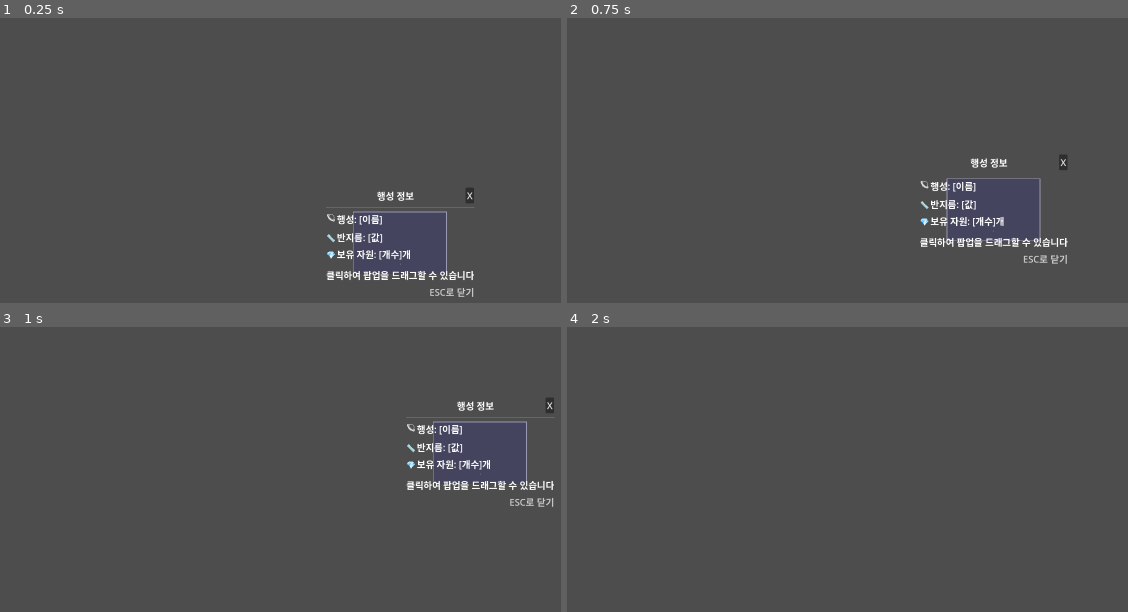
Above: before the commit, frames 1-4 (two rows, left to right).
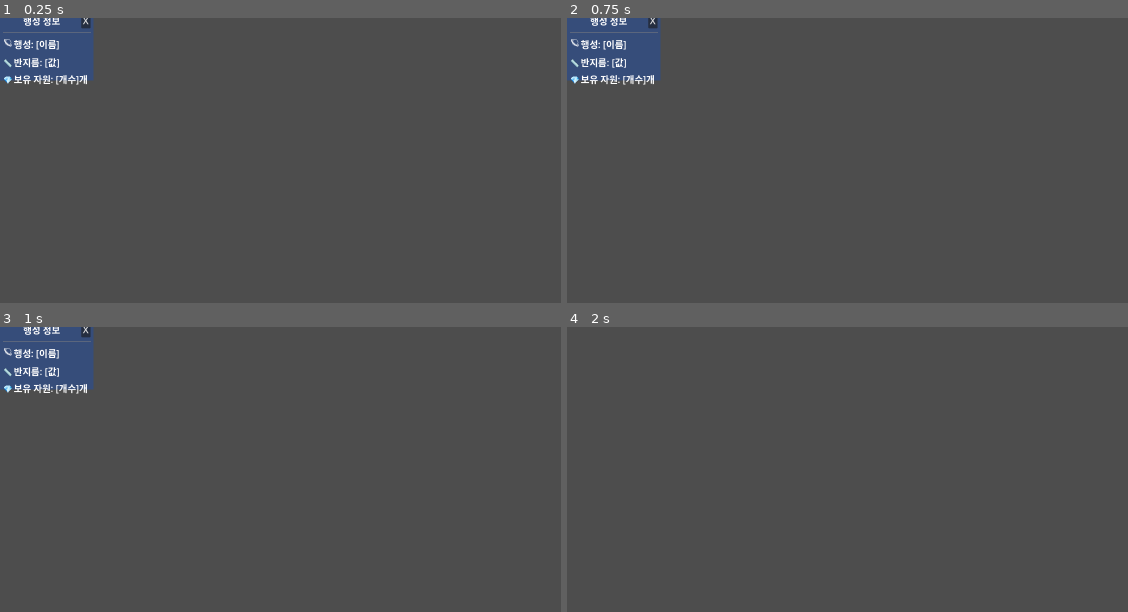
Above: after the commit, the same moments.

Repository: gasbank/godot-llm-yyt
Game: Godot game, scene res://PlanetInfoPopup.tscn
Same seed, same stepped clock (60 frames per second), same inputs: the game is played once before the commit and once after it. This scene is started directly instead of the project's main scene.
Inputs (mouse positions are in pixels of both pictures, inside the frame that each line leads up to):
- Up to frame 1 (0.25 s): no input
- Up to frame 2 (0.75 s): tap Enter at 0.5 s; drag from (965, 243) to (1049, 143) at 0.52 s
- Up to frame 3 (1 s): no input
- Up to frame 4 (2 s): click "X" at 1.25 s

The runs differ from the first frame. In frame 1, 5.5% of the frame differs, in the area x 0-85%, y 0-98%; in frame 2, 5.4%; in frame 3, 5.5%, in the area x 0-99%, y 0-64%; in frame 4, nothing differs.

Commit message:
보인다 보여!

Diff:
--- a/HexTileAllBorders.gd
+++ b/HexTileAllBorders.gd
@@ -612,6 +612,8 @@
 	var af: Vector2 = _pixel_to_axial(local, hex_size, pointy_top)
 	var at: Vector2i = _axial_round(af.x, af.y)
 
+	print("Planet click check - mouse:", mouse_screen, " local:", local, " tile:", at)
+
 	# 클릭한 타일이 어느 행성에 속하는지 확인
 	for i in range(_planet_instances.size()):
 		var planet_pos = _planet_positions[i]
@@ -620,11 +622,15 @@
 
 		# 클릭한 타일이 이 행성 영역 내에 있는지 확인
 		var distance = _axial_distance_between(at, planet_pos)
+		print("Checking planet ", planet_instance.planet_name, " at ", planet_pos, " distance:", distance, " radius:", planet_radius)
+
 		if distance <= planet_radius:
+			print("PLANET CLICKED: ", planet_instance.planet_name)
 			# 행성 클릭 이벤트 발생
 			planet_instance.on_planet_clicked()
 			return true
 
+	print("No planet found at clicked position")
 	return false
 
 # 행성 정보 팝업 요청 처리
@@ -653,39 +659,40 @@
 		print("ERROR: Failed to instantiate planet info popup!")
 		return
 
-	print("Popup instance created successfully")
-
-	# 팝업 설정
-	popup_instance.setup_popup(planet_name, planet_radius, resource_count)
-	print("Popup setup completed")
-
-	# 팝업 위치를 기존 팝업들과 겹치지 않도록 설정
-	var popup_offset = Vector2(50, 50) * _facility_popups.size()
-	popup_instance.position = Vector2(100, 100) + popup_offset
-	print("Popup position set to: ", popup_instance.position)
-
-	# 팝업 닫기 신호 연결
-	popup_instance.popup_closed.connect(_on_popup_closed)
-	print("Popup signal connected")
-
-	# 팝업을 적절한 부모에 추가
-	var target_parent = null
-	if _popup_layer:
-		target_parent = _popup_layer
-		print("Adding popup to popup layer")
-	else:
-		target_parent = get_tree().current_scene
-		print("Adding popup to current scene")
-
-	target_parent.add_child(popup_instance)
-	_facility_popups.append(popup_instance)
-
-	# 팝업이 실제로 추가되었는지 확인
-	print("Planet info popup created and added to scene. Visible: ", popup_instance.visible, " Size: ", popup_instance.size)
+	print("Popup instance created successfully, type: ", popup_instance.get_class())
+
+	# 팝업을 현재 씬의 루트에 직접 추가 (가장 확실한 방법)
+	var scene_root = get_tree().current_scene
+	print("Adding popup to scene root: ", scene_root.name)
+	scene_root.add_child(popup_instance)
+
+	# 팝업 위치를 화면 중앙으로 설정
+	var viewport_size = get_viewport().get_visible_rect().size
+	popup_instance.position = viewport_size * 0.5 - popup_instance.size * 0.5
+	popup_instance.global_position = popup_instance.position
+
+	print("Popup position set to: ", popup_instance.position, " global: ", popup_instance.global_position)
 
 	# 팝업을 강제로 최상위에 표시
 	popup_instance.z_index = 20000
 	popup_instance.show()
+	popup_instance.visible = true
+
+	print("Popup visibility set: ", popup_instance.visible, " z_index: ", popup_instance.z_index)
+
+	# 팝업 설정 (위치 설정 후에)
+	popup_instance.setup_popup(planet_name, planet_radius, resource_count)
+	print("Popup setup completed")
+
+	# 팝업 닫기 신호 연결
+	popup_instance.popup_closed.connect(_on_popup_closed)
+	_facility_popups.append(popup_instance)
+
+	# 최종 확인
+	print("Final popup state - Parent: ", popup_instance.get_parent().name if popup_instance.get_parent() else "null",
+		  " Visible: ", popup_instance.visible,
+		  " Position: ", popup_instance.position,
+		  " Size: ", popup_instance.size)
 
 func _unhandled_key_input(event: InputEvent):
 	# DELETE 키로 모든 팝업 닫기
--- a/PlanetInfoPopup.gd
+++ b/PlanetInfoPopup.gd
@@ -22,17 +22,23 @@
 
 func _ready():
 	print("PlanetInfoPopup _ready - all UI elements created in tscn file")
+	print("Node references - Name:", planet_name_label != null, " Radius:", planet_radius_label != null, " Resource:", resource_count_label != null)
 
 	# 닫기 버튼 연결
-	close_button.pressed.connect(_on_close_button_pressed)
+	if close_button:
+		close_button.pressed.connect(_on_close_button_pressed)
+		print("Close button connected")
+	else:
+		print("Close button not found!")
 
 	# 드래그 이벤트 설정
 	mouse_filter = Control.MOUSE_FILTER_PASS
 
 	# 팝업을 최상위에 표시
 	z_index = 10000
+	visible = true
 
-	print("PlanetInfoPopup _ready complete. Position: ", position, " Size: ", size)
+	print("PlanetInfoPopup _ready complete. Position: ", position, " Size: ", size, " Visible: ", visible)
 
 func setup_popup(p_name: String, p_radius: int, p_resource_count: int):
 	planet_name = p_name
--- a/PlanetInfoPopup.tscn
+++ b/PlanetInfoPopup.tscn
@@ -3,17 +3,10 @@
 [ext_resource type="Script" path="res://PlanetInfoPopup.gd" id="1_1ymzq"]
 
 [node name="PlanetInfoPopup" type="Control"]
-custom_minimum_size = Vector2(300, 200)
-anchors_preset = 8
-anchor_left = 0.5
-anchor_top = 0.5
-anchor_right = 0.5
-anchor_bottom = 0.5
-offset_left = -150.0
-offset_top = -100.0
-offset_right = 150.0
-offset_bottom = 100.0
-mouse_filter = 1
+layout_mode = 3
+anchors_preset = 0
+offset_right = 300.0
+offset_bottom = 200.0
 script = ExtResource("1_1ymzq")
 
 [node name="Background" type="ColorRect" parent="."]
@@ -21,26 +14,7 @@
 anchors_preset = 15
 anchor_right = 1.0
 anchor_bottom = 1.0
-color = Color(0.25, 0.25, 0.35, 0.95)
-mouse_filter = 2
-
-[node name="Border" type="ColorRect" parent="."]
-layout_mode = 1
-anchors_preset = 15
-anchor_right = 1.0
-anchor_bottom = 1.0
-color = Color(0.6, 0.6, 0.7, 1)
-mouse_filter = 2
-
-[node name="BorderInner" type="ColorRect" parent="."]
-layout_mode = 1
-anchors_preset = 15
-anchor_left = 0.008
-anchor_top = 0.008
-anchor_right = 0.992
-anchor_bottom = 0.992
-color = Color(0.25, 0.25, 0.35, 0.95)
-mouse_filter = 2
+color = Color(0.2, 0.3, 0.5, 0.9)
 
 [node name="VBoxContainer" type="VBoxContainer" parent="."]
 layout_mode = 1
@@ -51,100 +25,60 @@
 offset_top = 10.0
 offset_right = -10.0
 offset_bottom = -10.0
-mouse_filter = 2
 
 [node name="Header" type="HBoxContainer" parent="VBoxContainer"]
 layout_mode = 2
-mouse_filter = 2
 
 [node name="Title" type="Label" parent="VBoxContainer/Header"]
 layout_mode = 2
 size_flags_horizontal = 3
 text = "행성 정보"
 horizontal_alignment = 1
-mouse_filter = 2
 
 [node name="CloseButton" type="Button" parent="VBoxContainer/Header"]
 layout_mode = 2
-custom_minimum_size = Vector2(25, 25)
+custom_minimum_size = Vector2(30, 30)
 text = "X"
-flat = false
 
 [node name="HSeparator" type="HSeparator" parent="VBoxContainer"]
 layout_mode = 2
-mouse_filter = 2
 
 [node name="Content" type="VBoxContainer" parent="VBoxContainer"]
 layout_mode = 2
 size_flags_vertical = 3
-mouse_filter = 2
 
 [node name="PlanetNameContainer" type="HBoxContainer" parent="VBoxContainer/Content"]
 layout_mode = 2
-mouse_filter = 2
 
 [node name="PlanetNameIcon" type="Label" parent="VBoxContainer/Content/PlanetNameContainer"]
 layout_mode = 2
 text = "🪐"
-mouse_filter = 2
 
 [node name="PlanetName" type="Label" parent="VBoxContainer/Content/PlanetNameContainer"]
 layout_mode = 2
 size_flags_horizontal = 3
 text = "행성: [이름]"
-mouse_filter = 2
 
 [node name="RadiusContainer" type="HBoxContainer" parent="VBoxContainer/Content"]
 layout_mode = 2
-mouse_filter = 2
 
 [node name="RadiusIcon" type="Label" parent="VBoxContainer/Content/RadiusContainer"]
 layout_mode = 2
 text = "📏"
-mouse_filter = 2
 
 [node name="PlanetRadius" type="Label" parent="VBoxContainer/Content/RadiusContainer"]
 layout_mode = 2
 size_flags_horizontal = 3
 text = "반지름: [값]"
-mouse_filter = 2
 
 [node name="ResourceContainer" type="HBoxContainer" parent="VBoxContainer/Content"]
 layout_mode = 2
-mouse_filter = 2
 
 [node name="ResourceIcon" type="Label" parent="VBoxContainer/Content/ResourceContainer"]
 layout_mode = 2
 text = "💎"
-mouse_filter = 2
 
 [node name="ResourceCount" type="Label" parent="VBoxContainer/Content/ResourceContainer"]
 layout_mode = 2
 size_flags_horizontal = 3
 text = "보유 자원: [개수]개"
-mouse_filter = 2
-
-[node name="VSeparator" type="VSeparator" parent="VBoxContainer/Content"]
-layout_mode = 2
-mouse_filter = 2
-
-[node name="InfoLabel" type="Label" parent="VBoxContainer/Content"]
-layout_mode = 2
-text = "클릭하여 팝업을 드래그할 수 있습니다"
-horizontal_alignment = 1
-mouse_filter = 2
-
-[node name="Footer" type="HBoxContainer" parent="VBoxContainer"]
-layout_mode = 2
-mouse_filter = 2
-
-[node name="FooterSpacer" type="Control" parent="VBoxContainer/Footer"]
-layout_mode = 2
-size_flags_horizontal = 3
-mouse_filter = 2
-
-[node name="HelpLabel" type="Label" parent="VBoxContainer/Footer"]
-layout_mode = 2
-text = "ESC로 닫기"
-modulate = Color(0.8, 0.8, 0.8, 1)
-mouse_filter = 2
